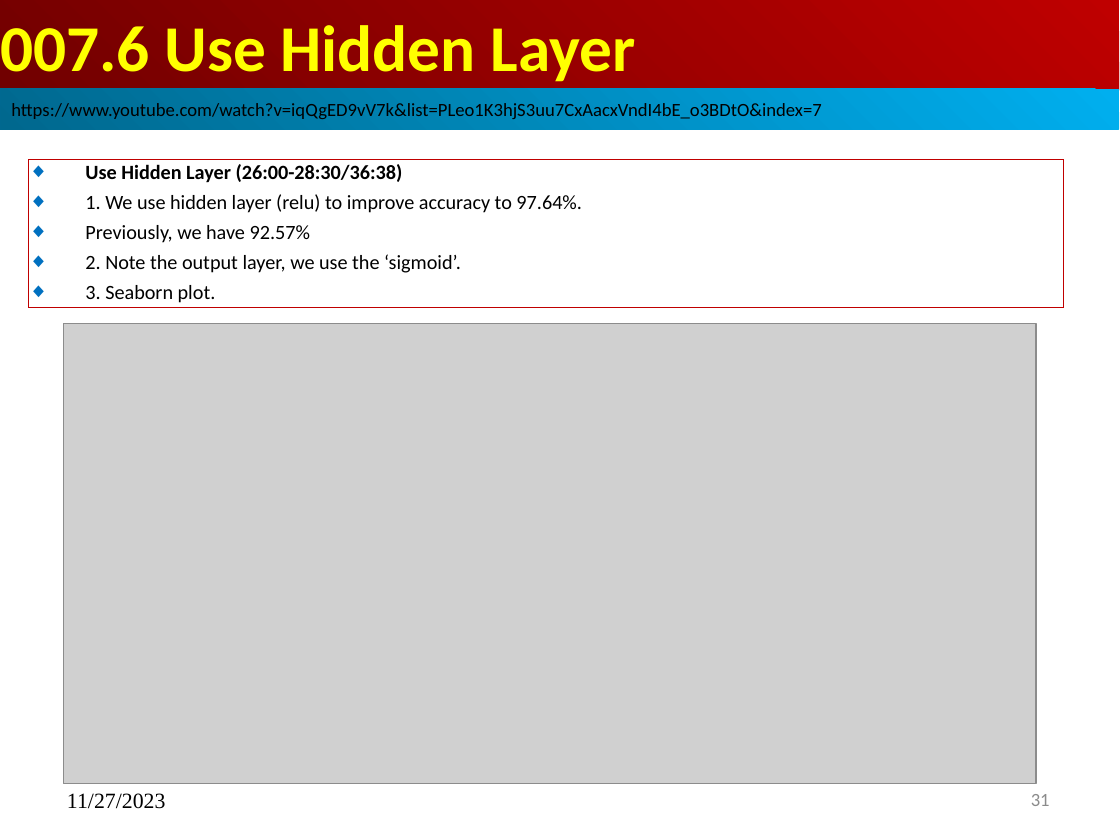
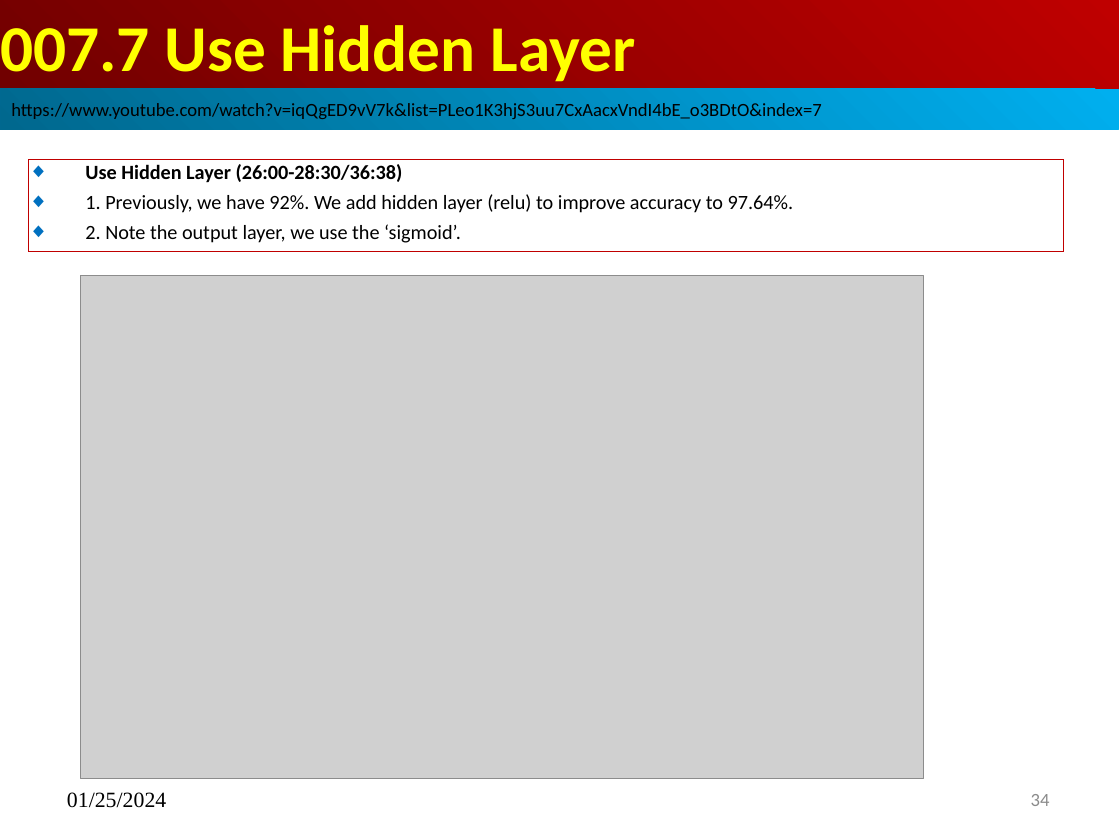
Before and after one commit to peterhchen/AIU_CS512_DL, a slide deck: slide 34 of 000_Lecture_Project/week01/01_Lecture/07_Write_Digit.pptx (slide 31 before the commit). Drawn at 1120x840 pixels with LibreOffice and Linux fonts; fonts in the diff are those of the drawing; grey boxes stand for pictures. Boxes give left, top, right and bottom in pixels: in the first picture for what was removed or moved away, otherwise in the second. Text is boxed around its words. In the diff, an @@ line names an element or a change of style, - is before the commit and + after.

```diff
--- a/000_Lecture_Project/week01/01_Lecture/07_Write_Digit.pptx
+++ b/000_Lecture_Project/week01/01_Lecture/07_Write_Digit.pptx
@@ title at [0,25,636,82]: text changed @@
-007.6 Use Hidden Layer
+007.7 Use Hidden Layer
@@ subtitle "Use Hidden Layer (26:00-28:30/36:38)": place and size @@
-subtitle "Use Hidden Layer (26:00-28:30/36:38)" at [28,159,1063,308]
+subtitle "Use Hidden Layer (26:00-28:30/36:38)" at [28,159,1063,252]
@@ subtitle at [85,194,794,213]: text changed @@
-◆ 1. We use hidden layer (relu) to improve accuracy to 97.64%.
-◆ Previously, we have 92.57%
+◆ 1. Previously, we have 92%. We add hidden layer (relu) to improve accuracy to 97.64%.
@@ picture: place and size @@
-picture at [63,324,1036,784]
+picture at [81,276,924,778]
@@ subtitle at [85,285,216,303]: paragraph removed @@
-◆ 3. Seaborn plot.
@@ text at [67,792,166,808]: text changed @@
-11/27/2023
+01/25/2024
@@ page number at [1031,794,1050,806]: text changed @@
-31
+34
```
Also in this commit, not shown: 33 other slides changed, 8 slides added, 1 slide removed.
